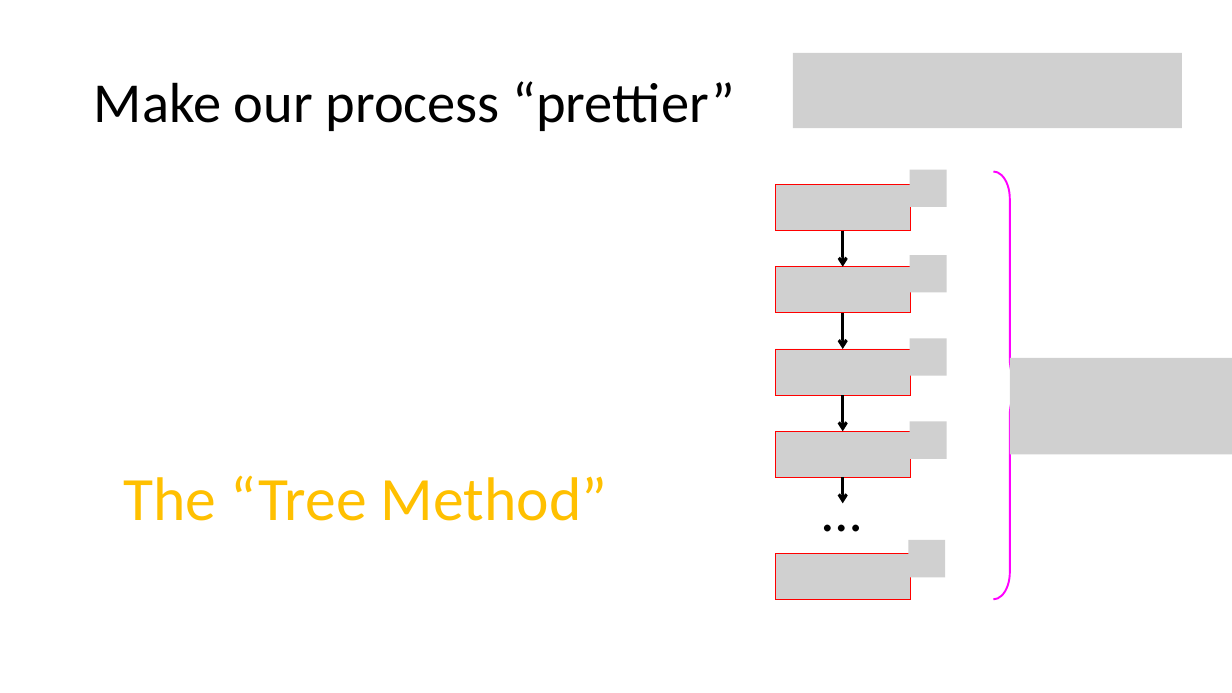
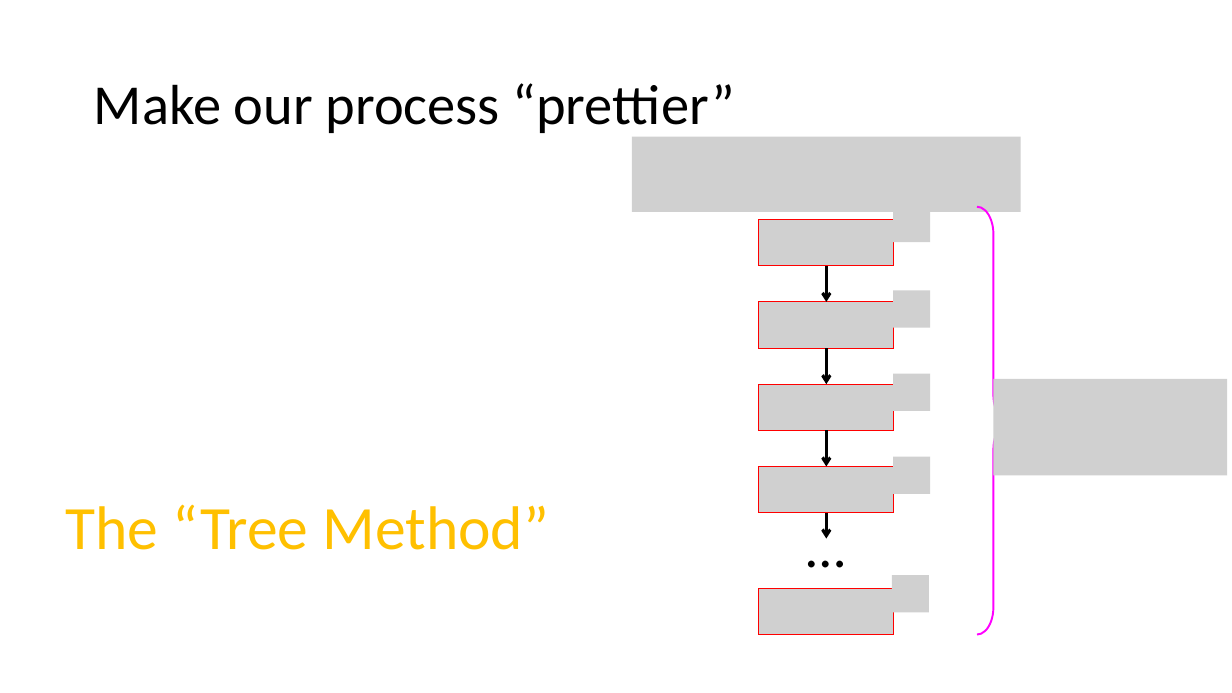
Before and after one commit to natebrunelle/cse332, a slide deck: slide 6 of markdown/files/slides/lecture5_recurrences.pptx. Drawn at 1232x693 pixels with LibreOffice and Linux fonts; fonts in the diff are those of the drawing; grey boxes stand for pictures. Boxes give left, top, right and bottom in pixels: in the first picture for what was removed or moved away, otherwise in the second. Text is boxed around its words. In the diff, an @@ line names an element or a change of style, - is before the commit and + after.

```diff
--- a/markdown/files/slides/lecture5_recurrences.pptx
+++ b/markdown/files/slides/lecture5_recurrences.pptx
@@ picture removed at bbox=[793, 53, 1182, 128] @@
@@ picture added at bbox=[632, 137, 1021, 213] @@
@@ picture removed at bbox=[910, 170, 947, 207] @@
@@ picture removed at bbox=[775, 185, 910, 231] @@
@@ picture removed at bbox=[775, 267, 910, 313] @@
@@ picture removed at bbox=[910, 255, 947, 292] @@
@@ picture removed at bbox=[775, 349, 910, 396] @@
@@ 4 arrows, 1 text, 1 left brace: place and size @@
-4 arrows, 1 text, 1 left brace at bbox=[814, 172, 1027, 600]
+4 arrows, 1 text, 1 left brace at bbox=[798, 207, 1010, 635]
@@ picture removed at bbox=[910, 338, 947, 375] @@
@@ picture: place and size @@
-picture at bbox=[1010, 358, 1232, 454]
+picture at bbox=[994, 379, 1227, 475]
@@ picture removed at bbox=[775, 432, 910, 478] @@
@@ picture removed at bbox=[910, 421, 947, 458] @@
@@ text "The “Tree Method”": place and size @@
-text "The “Tree Method”" at bbox=[124, 475, 607, 521]
+text "The “Tree Method”" at bbox=[65, 504, 548, 550]
@@ picture removed at bbox=[775, 554, 910, 600] @@
@@ picture removed at bbox=[909, 540, 945, 577] @@
@@ group added at bbox=[759, 205, 931, 635]: 10 pictures @@
```
Also in this commit, not shown: 11 other slides changed, 6 other files.
